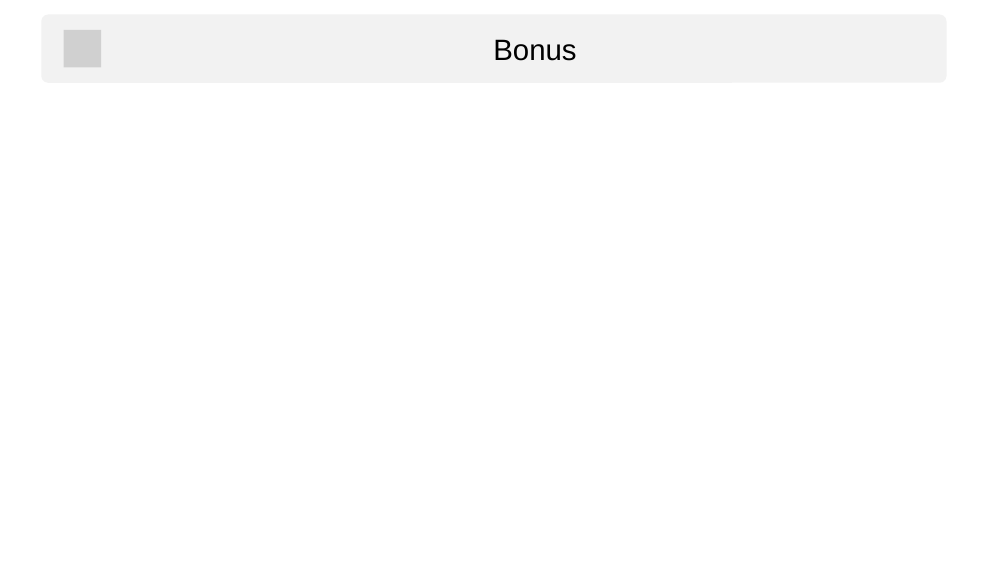
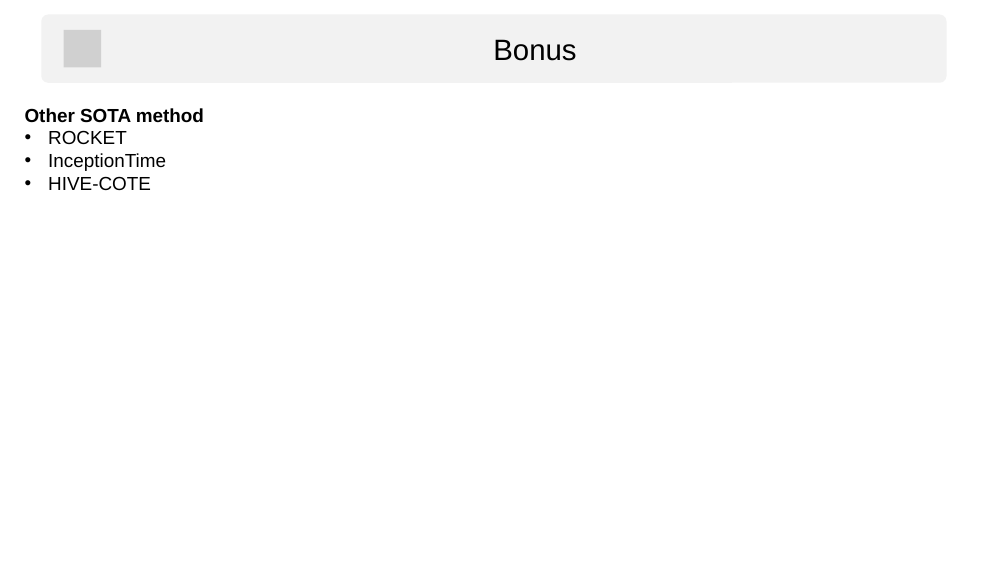
Before and after one commit to baraline/CoursM2-ApplicationsNumeriques, a slide deck: slide 17 of Slides/M2DataMining2022.pptx (slide 7 before the commit). Drawn at 1008x567 pixels with LibreOffice and Linux fonts; fonts in the diff are those of the drawing; grey boxes stand for pictures. Boxes give left, top, right and bottom in pixels: in the first picture for what was removed or moved away, otherwise in the second. Text is boxed around its words. In the diff, an @@ line names an element or a change of style, - is before the commit and + after.

```diff
--- a/Slides/M2DataMining2022.pptx
+++ b/Slides/M2DataMining2022.pptx
@@ text added at (x1=25, y1=108, x2=204, y2=190), 18 pt, text #000000 @@
+Other SOTA method
+• ROCKET
+• InceptionTime
+• HIVE-COTE
```
Also in this commit, not shown: 4 other slides changed, 11 slides added, 1 slide removed.
